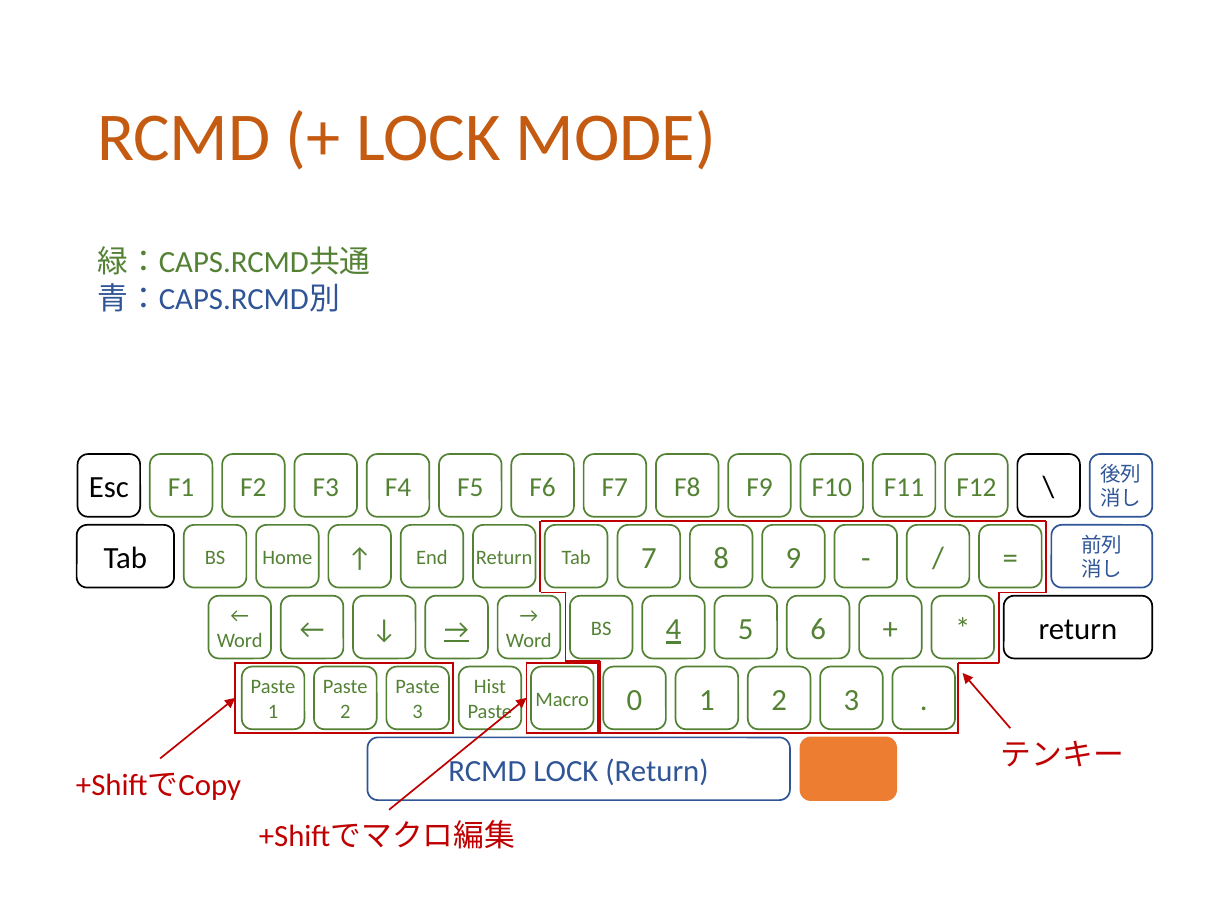
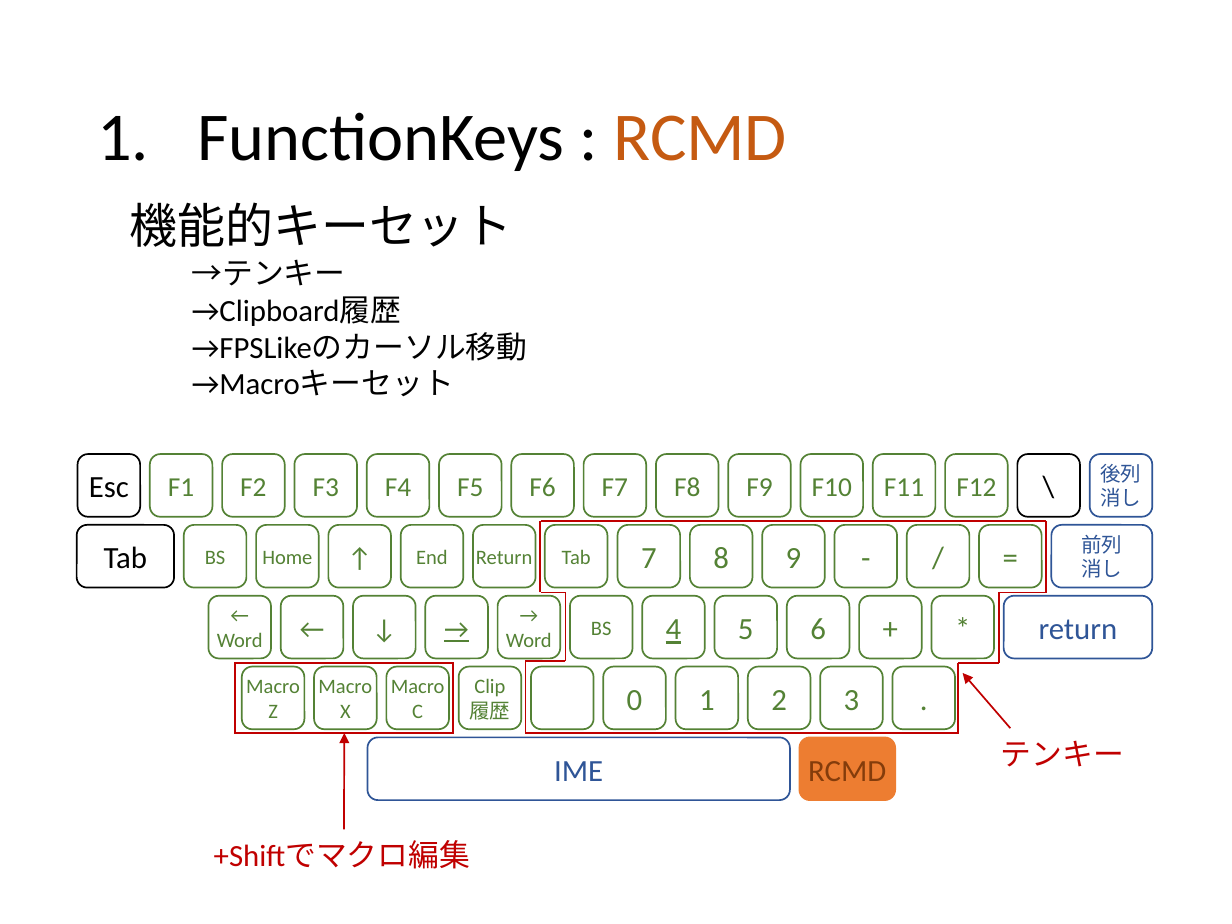
Before and after one commit to ittooo66/myAHK, a slide deck: slide 5 of MANUAL.pptx. Drawn at 1232x924 pixels with LibreOffice and Linux fonts; fonts in the diff are those of the drawing. Boxes give left, top, right and bottom in pixels: in the first picture for what was removed or moved away, otherwise in the second. Text is boxed around its words. In the diff, an @@ line names an element or a change of style, - is before the commit and + after.

```diff
--- a/MANUAL.pptx
+++ b/MANUAL.pptx
@@ title at [197,112,787,171]: text changed; text colour #C55A11 to #000000 @@
-RCMD (+ LOCK MODE)
+1. FunctionKeys : RCMD
@@ text added at [130,202,528,396], 18 pt, text #000000 @@
+    機能的キーセット
+      →テンキー
+      →Clipboard履歴
+      →FPSLikeのカーソル移動
+      →Macroキーセット
@@ text removed at [97,246,370,312] @@
-緑：CAPS.RCMD共通
-青：CAPS.RCMD別
@@ rounded rectangle "return" at [1004,596,1153,659]: text colour #000000 to #2F5597; outline #000000 1 pt to #2F5597 1 pt @@
@@ text in rounded rectangle at [246,680,300,718]: text changed @@
-Paste
-1
+Macro
+Z
@@ text in rounded rectangle at [318,680,372,718]: text changed @@
-Paste
-2
+Macro
+X
@@ text in rounded rectangle at [391,680,445,718]: text changed @@
-Paste
-3
+Macro
+C
@@ text in rounded rectangle at [469,678,510,720]: text changed @@
-Hist
-Paste
+Clip
+履歴
@@ line moved from (600, 733) - (600, 660) to (525, 733) - (525, 660) @@
@@ line moved from (565, 660) - (600, 660) to (525, 660) - (565, 660) @@
@@ rectangle removed at [526,663,598,733] @@
@@ arrow removed from (389, 809) to (526, 697) @@
@@ text in rounded rectangle at [535,693,589,706]: text removed @@
-Macro
@@ arrow moved from (160, 759) - (235, 697) to (344, 829) - (344, 733) @@
@@ line moved from (599, 733) - (958, 733) to (525, 733) - (958, 733) @@
@@ text removed at [76,772,241,800] @@
-+ShiftでCopy
@@ text in rounded rectangle at [554,761,603,781]: text changed @@
-RCMD LOCK (Return)
+IME
@@ text in rounded rectangle at [808,761,886,781]: text added @@
+RCMD
@@ text "+Shiftでマクロ編集": place and size @@
-text "+Shiftでマクロ編集" at [259,820,515,849]
+text "+Shiftでマクロ編集" at [214,840,470,869]
```
Also in this commit, not shown: 10 other slides changed, 5 slides added, 1 slide removed.
